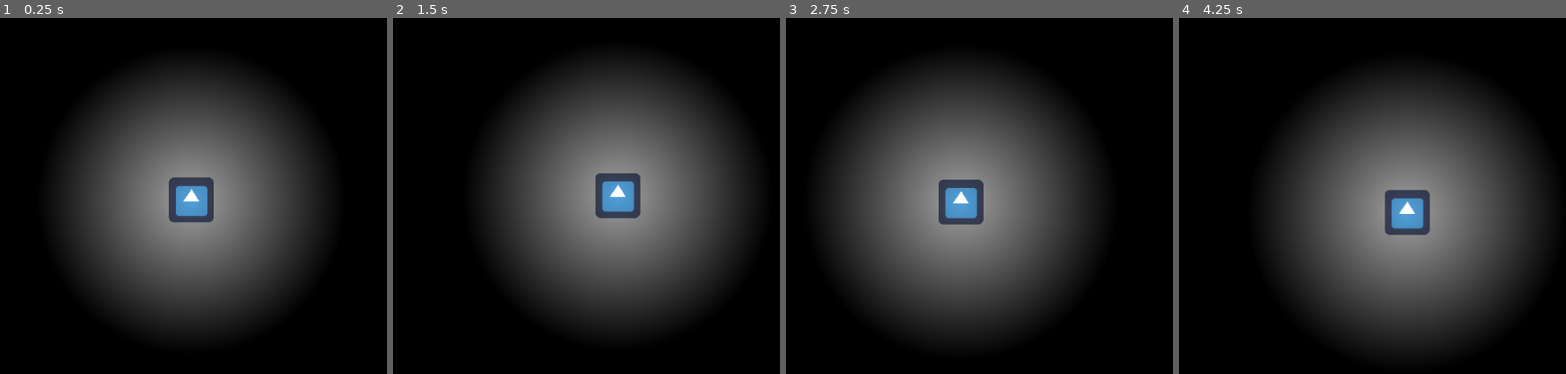
Above: before the commit, frames 1-4 (left to right).
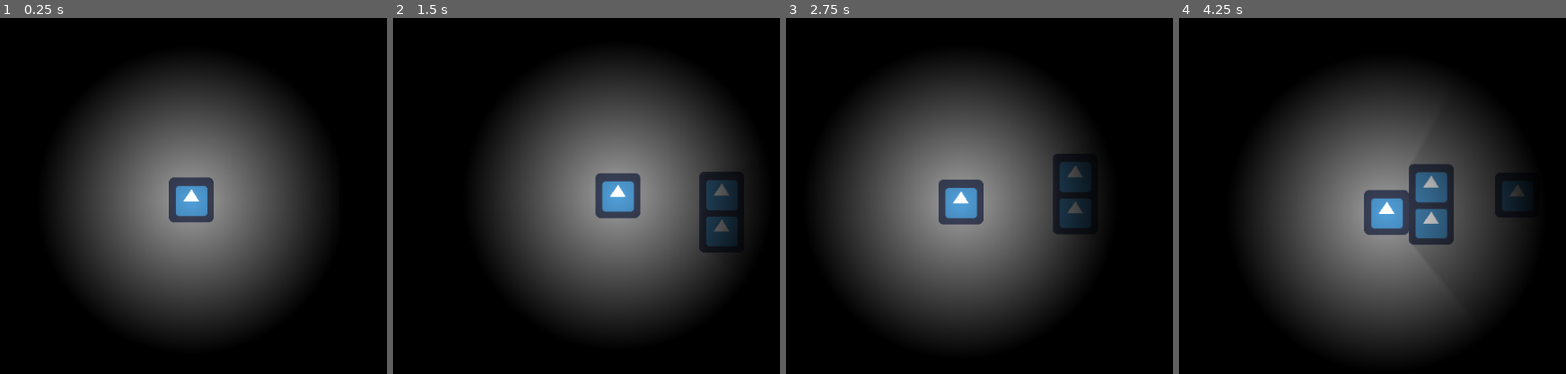
Above: after the commit, the same moments.

Repository: carlosecb/meeting_jam
Game: Godot game, scene res://Node2D.tscn
Two runs of this game, one before a commit and one after it. Both use one fixed random seed, a clock stepped at 60 frames per second and the inputs below. The engine's default icon, where the game draws it, is replaced by a stand-in: a white triangle on a blue panel in a dark square.
Inputs:
- Up to frame 1 (0.25 s): no input
- Up to frame 2 (1.5 s): tap Enter at 0.5 s; hold D (right) from 0.53 s (still down); tap Space (jump) at 0.77 s
- Up to frame 3 (2.75 s): tap Space (jump) at 1.52 s; release D (right) at 2.03 s; hold A (left) from 2.03 s (still down)
- Up to frame 4 (4.25 s): release A (left) at 2.78 s; hold D (right) from 2.78 s (still down); tap Space (jump) at 3.02, 3.77 s

The runs differ from the first frame. In frame 2, 1.7% of the frame differs, in the area x 79-89%, y 43-66%; in frame 3, 1.3%; in frame 4, 8.4%, in the area x 47-94%, y 38-70%.

Commit message:
Added light interaction

Diff:
--- /dev/null
+++ b/src/Enemy.gd
@@ -0,0 +1,23 @@
+extends StaticBody2D
+
+# Declare member variables here. Examples:
+# var a = 2
+# var b = "text"
+
+# Called when the node enters the scene tree for the first time.
+func _ready():
+	pass # Replace with function body.
+
+func see(target):
+	var space_state = get_world_2d().direct_space_state
+	var result = space_state.intersect_ray(position, target.position, [self], collision_mask)
+	print(result)
+	if target.position == result.position:
+		print(target.name + " found.")
+	else:
+		print("Not found.")
+	return
+
+# Called every frame. 'delta' is the elapsed time since the previous frame.
+#func _process(delta):
+#	pass
--- a/src/Node2D.tscn
+++ b/src/Node2D.tscn
@@ -1,8 +1,9 @@
-[gd_scene load_steps=7 format=2]
+[gd_scene load_steps=8 format=2]
 
 [ext_resource path="res://background.png" type="Texture" id=1]
 [ext_resource path="res://icon.png" type="Texture" id=2]
-[ext_resource path="res://Player.tscn" type="PackedScene" id=3]
+[ext_resource path="res://Enemy.gd" type="Script" id=3]
+[ext_resource path="res://Player.tscn" type="PackedScene" id=4]
 
 [sub_resource type="RectangleShape2D" id=1]
 extents = Vector2( 31.9763, 32.0017 )
@@ -21,7 +22,11 @@
 texture = ExtResource( 1 )
 
 [node name="StaticBody2D" type="StaticBody2D" parent="."]
-position = Vector2( 211.186, 398.374 )
+editor/display_folded = true
+position = Vector2( 757.631, 432.383 )
+__meta__ = {
+"_edit_group_": true
+}
 
 [node name="CollisionShape2D" type="CollisionShape2D" parent="StaticBody2D"]
 shape = SubResource( 1 )
@@ -32,7 +37,36 @@
 [node name="LightOccluder2D" type="LightOccluder2D" parent="StaticBody2D"]
 occluder = SubResource( 2 )
 
-[node name="Player" parent="." instance=ExtResource( 3 )]
+[node name="StaticBody2D2" type="StaticBody2D" parent="."]
+position = Vector2( 757.631, 379.873 )
+__meta__ = {
+"_edit_group_": true
+}
+
+[node name="CollisionShape2D" type="CollisionShape2D" parent="StaticBody2D2"]
+shape = SubResource( 1 )
+
+[node name="Sprite" type="Sprite" parent="StaticBody2D2"]
+position = Vector2( 0, 1.19751 )
+texture = ExtResource( 2 )
+
+[node name="LightOccluder2D" type="LightOccluder2D" parent="StaticBody2D2"]
+occluder = SubResource( 2 )
+
+[node name="Enemy" type="StaticBody2D" parent="."]
+position = Vector2( 880.763, 393.614 )
+script = ExtResource( 3 )
+
+[node name="CollisionShape2D" type="CollisionShape2D" parent="Enemy"]
+shape = SubResource( 1 )
+
+[node name="Sprite" type="Sprite" parent="Enemy"]
+texture = ExtResource( 2 )
+
+[node name="LightOccluder2D" type="LightOccluder2D" parent="Enemy"]
+occluder = SubResource( 2 )
+
+[node name="Player" parent="." instance=ExtResource( 4 )]
 position = Vector2( 514.669, 414.122 )
 
 [node name="Camera2D2" type="Camera2D" parent="Player"]
--- a/src/Player.gd
+++ b/src/Player.gd
@@ -6,6 +6,7 @@
 
 # Called when the node enters the scene tree for the first time.
 func _ready():
+	print("Read.")
 	pass # Replace with function body.
 
 # Called every frame. 'delta' is the elapsed time since the previous frame.
@@ -50,5 +51,7 @@
 	velocity = move_and_slide(velocity, Vector2(0,-1))
 
 
-func _on_Visibility_area_entered(area):
-	pass # Replace with function body.
+func _on_LightRange_body_entered(body):
+	if "Enemy" in body.name:
+		print(body.name + " found.")
+		body.see(self)
--- a/src/Player.tscn
+++ b/src/Player.tscn
@@ -11,6 +11,9 @@
 
 [sub_resource type="ShaderMaterial" id=2]
 shader = ExtResource( 4 )
+
+[sub_resource type="CircleShape2D" id=3]
+radius = 159.575
 
 [node name="Player" type="KinematicBody2D"]
 script = ExtResource( 1 )
@@ -34,3 +37,9 @@
 material = SubResource( 2 )
 scale = Vector2( 9, 9 )
 texture = ExtResource( 5 )
+
+[node name="LightRange" type="Area2D" parent="."]
+
+[node name="CollisionShape2D" type="CollisionShape2D" parent="LightRange"]
+shape = SubResource( 3 )
+[connection signal="body_entered" from="LightRange" to="." method="_on_LightRange_body_entered"]
--- a/src/gradient_circle.shader
+++ b/src/gradient_circle.shader
@@ -1,6 +1,7 @@
 shader_type canvas_item;
 
-float radium(float freq){
+float radium(float freq)
+{
 	float noise = sin(5.0*freq)*cos(3.0*freq);
 	return 5.125 + 0.125*noise;
 }
Not shown: 1 places in src/Player.tscn that only renumber resources
